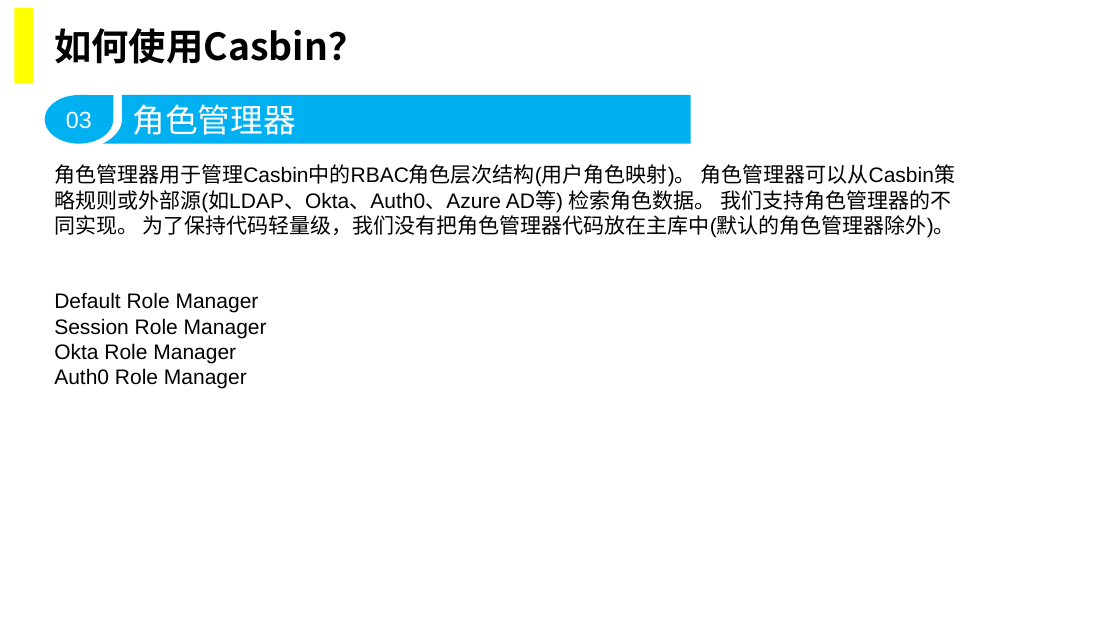
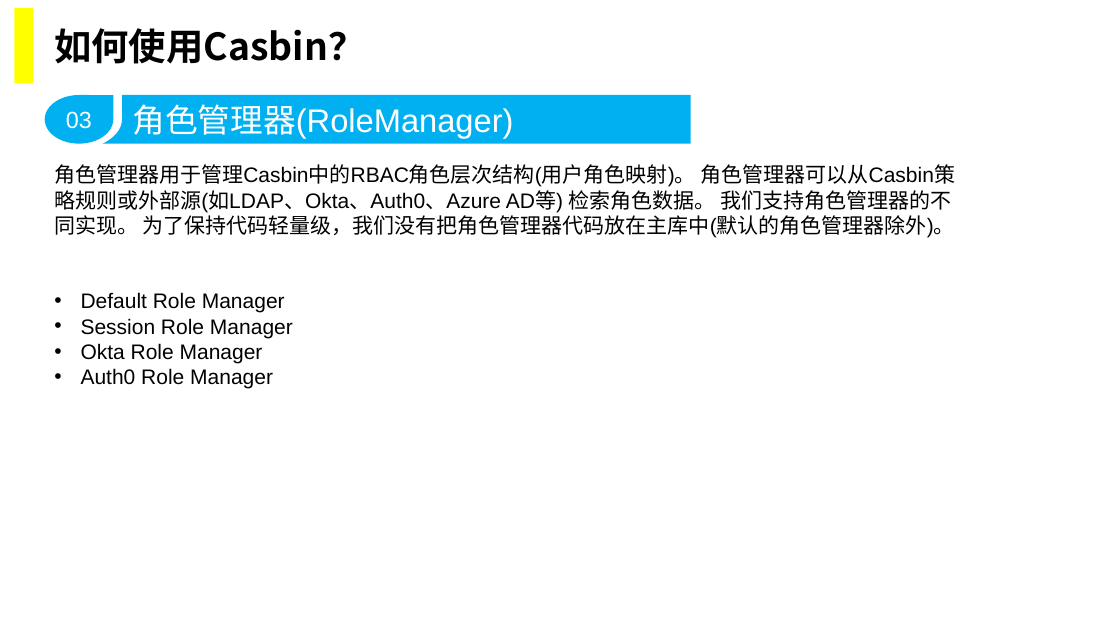
Before and after one commit to marvinang/learn_rust, a slide deck: slide 21 of casbin.pptx. Drawn at 1120x630 pixels with LibreOffice and Linux fonts; fonts in the diff are those of the drawing; background and template pictures are left out. Boxes give left, top, right and bottom in pixels: in the first picture for what was removed or moved away, otherwise in the second. Text is boxed around its words. In the diff, an @@ line names an element or a change of style, - is before the commit and + after.

```diff
--- a/casbin.pptx
+++ b/casbin.pptx
@@ text in freeform shape at bbox=[133, 104, 514, 139]: text changed @@
-角色管理器
+角色管理器(RoleManager)
@@ text at bbox=[81, 292, 293, 388]: bullet none to • @@
```
Also in this commit, not shown: 12 other slides changed, 2 slides added.
